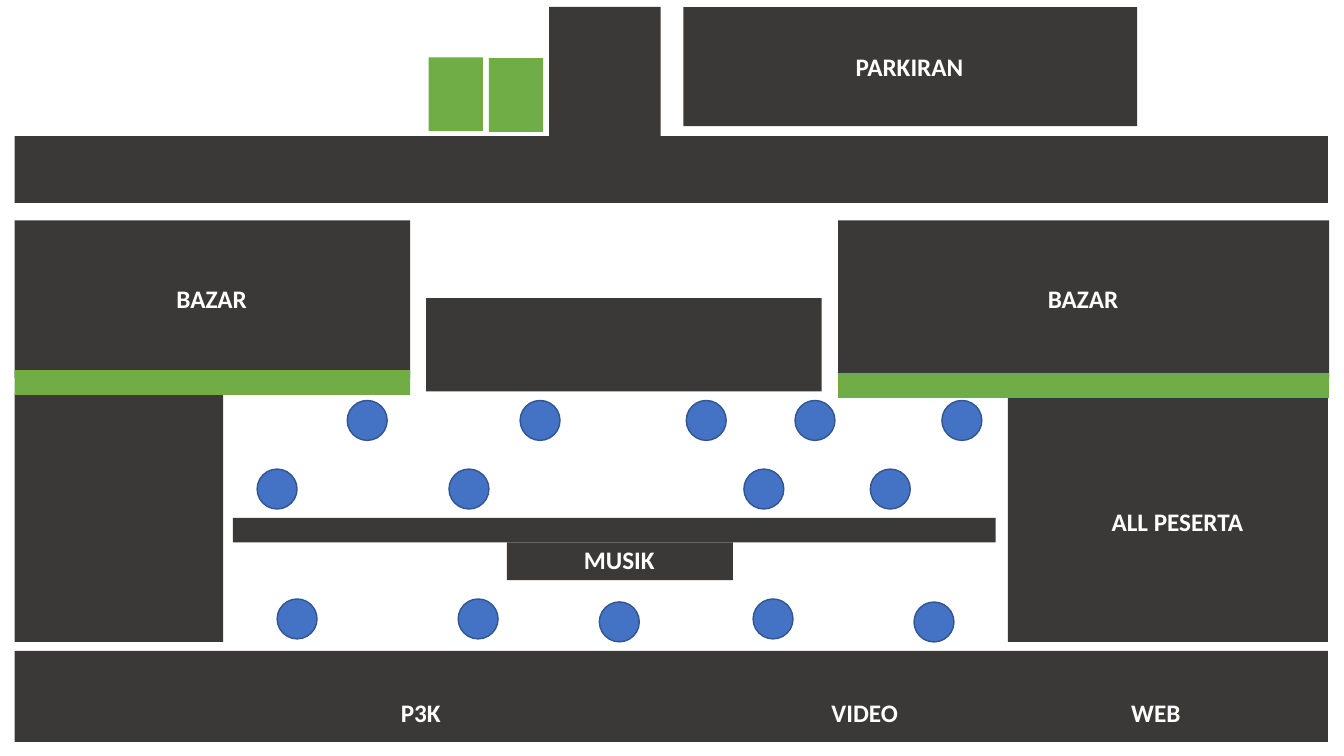
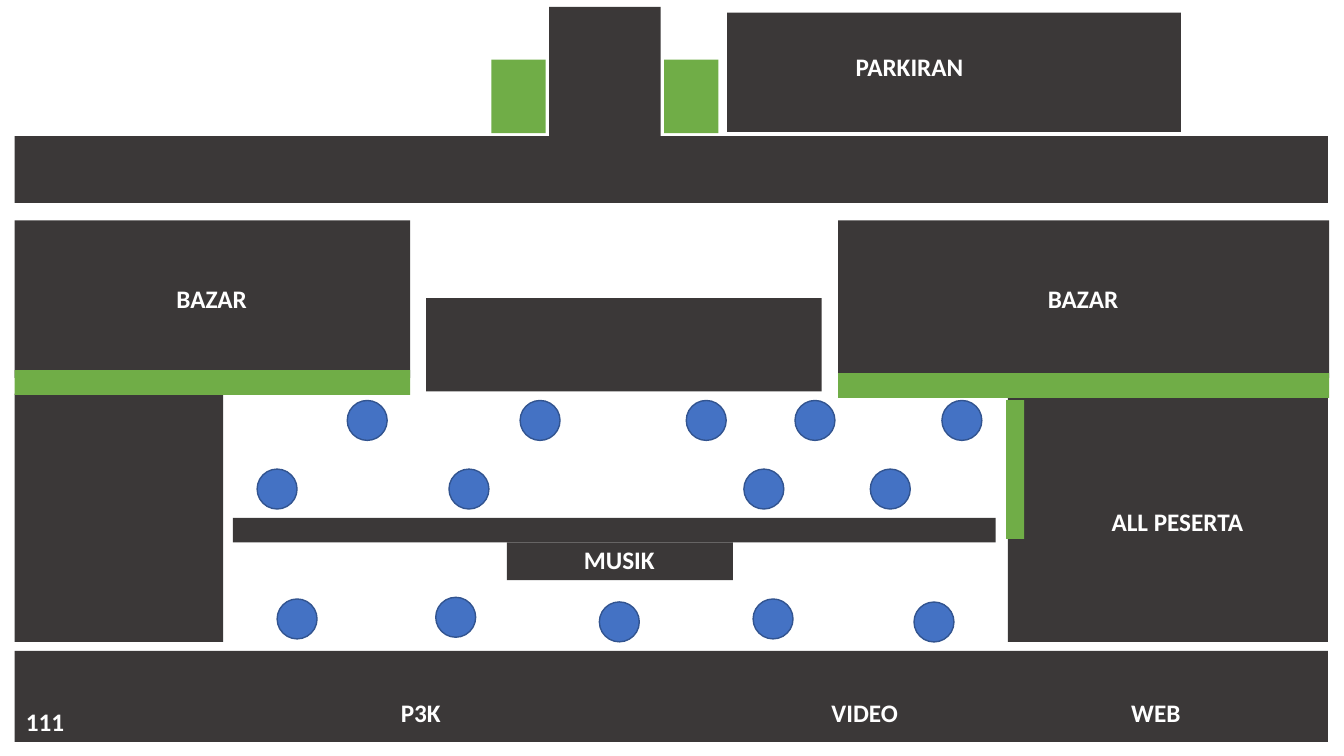
Before and after one commit to bemfikiunnur/KABINET-V1.1-GanDhaNa, a slide deck: slide 1 of proker-bem/Tecnovation/Acara/KONSEP-ACARA/letak.pptx. Drawn at 1344x756 pixels with LibreOffice and Linux fonts; fonts in the diff are those of the drawing. Boxes give left, top, right and bottom in pixels: in the first picture for what was removed or moved away, otherwise in the second. Text is boxed around its words. In the diff, an @@ line names an element or a change of style, - is before the commit and + after.

```diff
--- a/proker-bem/Tecnovation/Acara/KONSEP-ACARA/letak.pptx
+++ b/proker-bem/Tecnovation/Acara/KONSEP-ACARA/letak.pptx
@@ rectangle: place and size @@
-rectangle at [684,7,1137,126]
+rectangle at [727,13,1181,132]
@@ rectangle: place and size @@
-rectangle at [429,57,483,131]
+rectangle at [664,59,719,133]
@@ rectangle added at [1006,400,1024,539], fill #70AD47 @@
@@ ellipse: place and size @@
-ellipse at [459,599,499,639]
+ellipse at [436,598,476,638]
@@ text added at [26,714,64,731], 18 pt, text #FFFFFF, bold @@
+111
```
Also in this commit, not shown: 1 other slide changed, 12 other files.
